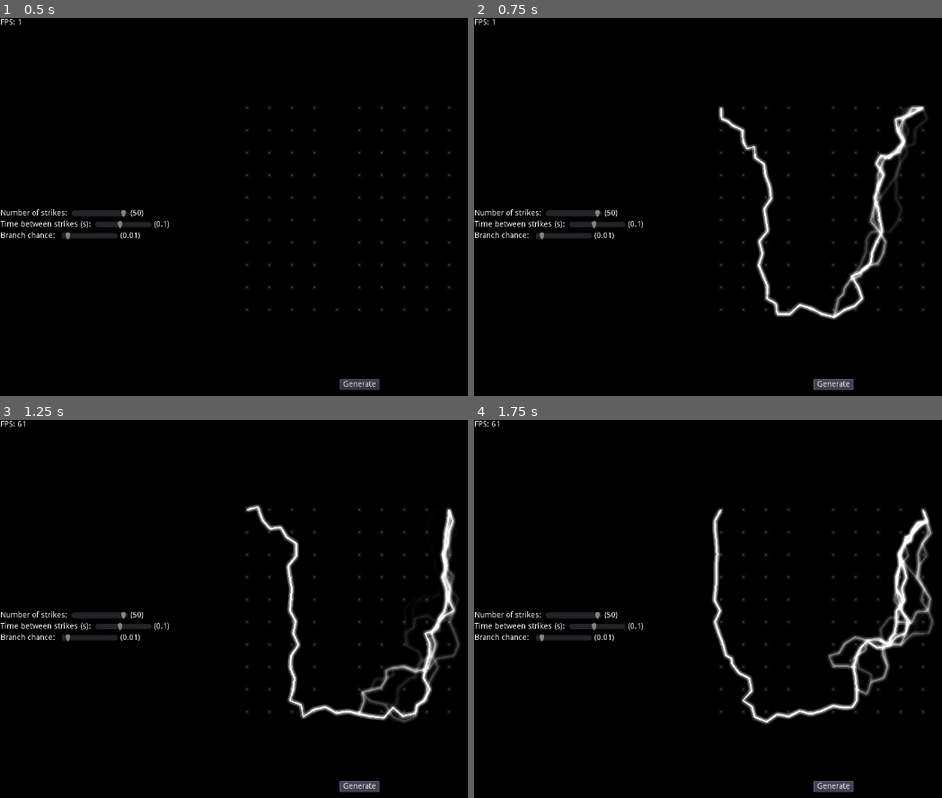
Above: before the commit, frames 1-4 (two rows, left to right).
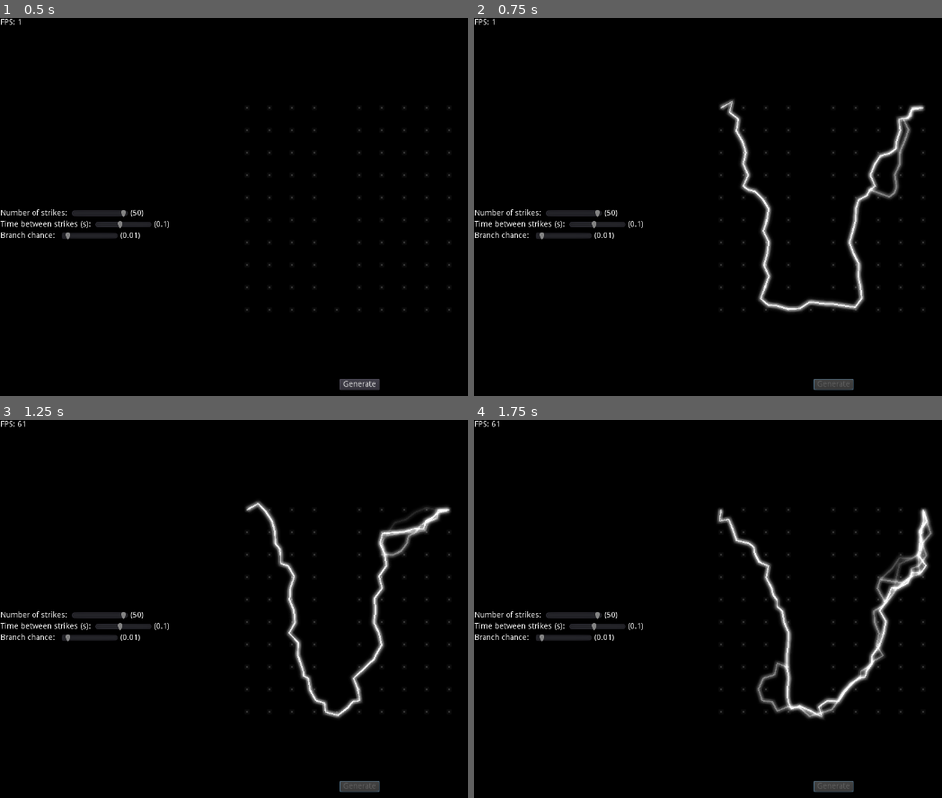
Above: after the commit, the same moments.

Repository: JoeZlonicky/lightning-simulation
Game: Godot game, scene res://demo/demo.tscn
Same seed, same stepped clock (60 frames per second), same inputs: the game is played once before the commit and once after it.
Inputs (mouse positions are in pixels of both pictures, inside the frame that each line leads up to):
- Up to frame 1 (0.5 s): no input
- Up to frame 2 (0.75 s): click "Generate" at 0.5 s
- Up to frame 3 (1.25 s): no input
- Up to frame 4 (1.75 s): click (834, 786) at 1.25 s, where only the run before the commit has a clickable "Generate"

Frame 1 is identical in both runs. In frame 2, 4.2% of the frame differs, in the area x 52-97%, y 21-98%; in frame 3, 5.2%; in frame 4, 5.8%, in the area x 50-99%, y 23-98%.

Commit message:
Secondary coloring and refactoring

Diff:
--- a/demo/demo.gd
+++ b/demo/demo.gd
@@ -11,6 +11,7 @@
 
 
 func _on_GenerateButton_pressed():
+	$CanvasLayer2/GenerateButton.disabled = true
 	$Lightning.simulate()
 
 
@@ -27,3 +28,7 @@
 func _on_BranchChanceSlider_value_changed(value):
 	$CanvasLayer2/Settings/BranchChance/Number.text = "(" + str(value) + ")"
 	$Lightning.MAX_BRANCH_CHANCE = value
+
+
+func _on_Lightning_simulation_completed():
+	$CanvasLayer2/GenerateButton.disabled = false
--- a/demo/demo.tscn
+++ b/demo/demo.tscn
@@ -180,6 +180,7 @@
 margin_bottom = 15.0
 text = "(0.01)"
 
+[connection signal="simulation_completed" from="Lightning" to="." method="_on_Lightning_simulation_completed"]
 [connection signal="pressed" from="CanvasLayer2/GenerateButton" to="." method="_on_GenerateButton_pressed"]
 [connection signal="value_changed" from="CanvasLayer2/Settings/NStrikes/NStrikesSlider" to="." method="_on_NStrikesSlider_value_changed"]
 [connection signal="value_changed" from="CanvasLayer2/Settings/TimeBetweenStrikes/TimeSlider" to="." method="_on_TimeBetweenStrikesSlider_value_changed"]
--- a/lightning/lightning.gd
+++ b/lightning/lightning.gd
@@ -12,10 +12,13 @@
 const GRID_SIZE = Vector2(10, 10)
 const GRID_SCALE = 40.0
 const GRID_POINTS_COLOR = Color(1.0, 1.0, 1.0, 0.6)
-const LINE_WIDTH = 3.0
-const LINE_COLOR = Color.white
+const PRIMARY_LINE_WIDTH = 3.0
+const SECONDARY_LINE_WIDTH = 15.0
+const PRIMARY_LINE_COLOR = Color.white
+const SECONDARY_LINE_COLOR = Color.white / 4.0
 const SEGMENT_MAX_ANGLE = 16.0 / 180.0 * PI
-const REMENANT_WEIGHT = 2.0
+const PRIMARY_REMENANT_WEIGHT = 3.0
+const SECONDARY_REMENANT_WEIGHT = 2.0
 
 
 class LightningPath:
@@ -47,7 +50,6 @@
 var astar_grid = AStar2D.new()
 var start_id = 0
 var end_id = 9
-#var end_id = GRID_SIZE.x * GRID_SIZE.y - 1
 var num_points_to_end = 0
 
 
@@ -104,7 +106,10 @@
 		for p_idx in path.point_ids:
 			var x = int(p_idx % int(GRID_SIZE.x))
 			var y = int(p_idx / GRID_SIZE.y)
-			remenant_weights[y][x] = REMENANT_WEIGHT
+			if path.tier == 1:
+				remenant_weights[y][x] = PRIMARY_REMENANT_WEIGHT
+			elif remenant_weights[y][x] == 0:
+				remenant_weights[y][x] = SECONDARY_REMENANT_WEIGHT
 	lightning_paths.clear()
 
 	# Set random weights with influence from remenant weights
@@ -130,6 +135,7 @@
 	var lightning = LightningPath.new()
 	lightning_paths.append(lightning)
 
+	# Setup branching
 	if parent_branch:
 		lightning.tier = parent_branch.tier * 2
 		var branch_point_id = parent_branch.point_ids[branch_point_idx]
@@ -138,17 +144,27 @@
 
 	var astar_path = astar_grid.get_id_path(from, to)
 
+	# Go throw path, possibly branching along the way
 	for i in astar_path.size():
 		var p_id = astar_path[i]
 		lightning.add_point(p_id, astar_grid.get_point_position(p_id))
 
+		# Don't branch at end
+		if i == astar_path.size() - 1:
+			continue
+
+		# Determine branch chance using the max branch chance and the branch chance curve
 		var ratio = clamp(1.0 - (astar_path.size() - i) / float(num_points_to_end), 0.0, 1.0)
 		var branch_chance = MAX_BRANCH_CHANCE * BRANCH_CHANCE_CURVE.interpolate(ratio)
 
-		if randf() < branch_chance and i < astar_path.size() - 1:
+		# Determine if a branch occurs
+		if randf() < branch_chance:
+			# Get adjacent cells
 			var neighbors = astar_grid.get_point_connections(p_id)
 			if neighbors.size() < 2:
 				continue
+
+			# Find a neighbor to branch to
 			for neighbor in neighbors:
 				if astar_grid.is_point_disabled(neighbor):
 					continue
@@ -159,17 +175,22 @@
 					continue
 				if branch_path[1] == p_id:
 					continue
+				if i > 1 and branch_path[0] == astar_path[i-1]:
+					continue
 				create_lightning(neighbor, to, lightning, i)
 				break
 
 func _draw():
+	# Draw grid
 	for point_index in astar_grid.get_points():
 		if astar_grid.is_point_disabled(point_index):
 			continue
 		var pos = astar_grid.get_point_position(point_index)
 		draw_circle(pos, 1.0, GRID_POINTS_COLOR)
 
+	# Update draw points
 	for lightning in lightning_paths:
+		# Add intermediate points
 		var p_idx = 0
 		while p_idx < lightning.draw_points.size() - 1:
 			var p1 = lightning.draw_points[p_idx]
@@ -180,10 +201,12 @@
 			lightning.insert_draw_point(p_idx + 1, p2)
 			p_idx += 2
 
-		p_idx = 2
+		# Update branch start position, as they get adjusted in previous iterations
 		if lightning.parent_path:
 			lightning.update_draw_point(0, lightning.parent_path.draw_points[lightning.parent_path_branch_idx * 2])
 
+		# Update original points using new intermediate points
+		p_idx = 2
 		while p_idx < lightning.draw_points.size() - 1:
 			var p1 = lightning.draw_points[p_idx-1]
 			var p3 = lightning.draw_points[p_idx+1]
@@ -191,7 +214,14 @@
 			lightning.update_draw_point(p_idx, p2)
 			p_idx += 2
 
+	# Draw lightning
+	var primary_color = PRIMARY_LINE_COLOR
+	var secondary_color = SECONDARY_LINE_COLOR
 	for lightning in lightning_paths:
-		var color = LINE_COLOR
-		color.a = 1.0 / lightning.tier
-		draw_polyline(lightning.draw_points, color, LINE_WIDTH)
+		# Alpha is dependent on how many times it had branched
+		primary_color.a = PRIMARY_LINE_COLOR.a / lightning.tier
+		secondary_color.a = SECONDARY_LINE_COLOR.a / lightning.tier
+
+		# Draw faint secondary line and brighter primary line
+		draw_polyline(lightning.draw_points, primary_color, PRIMARY_LINE_WIDTH)
+		draw_polyline(lightning.draw_points, secondary_color, SECONDARY_LINE_WIDTH)
